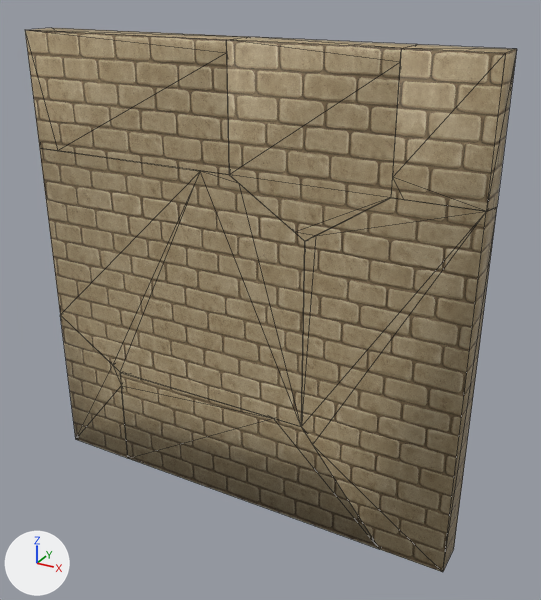
A saved change to the FBX model Assets/Models/Bedroom_Stuffs/Furniture_Drops/Brick_Wall_Breakable_drop.fbx.
The view is the same before and after, from a 50 mm lens placed at (2.66, -4.4, 2.19), pointed at (0.2, 0.08, -0.05). The lights are fixed; the arrows at lower left show +X, +Y and +Z. The picture after the commit comes second. Mesh edges are drawn as thin lines. Where no turn or scale is listed for an object, it has been applied to the vertices.

Names of what the first picture shows: 'Brick_Wall_Breakable_cell', 'Brick_Wall_Breakable_cell.001', 'Brick_Wall_Breakable_cell.002', 'Brick_Wall_Breakable_cell.003', 'Brick_Wall_Breakable_cell.004', 'Brick_Wall_Breakable_cell.005', 'Brick_Wall_Breakable_cell.006'.
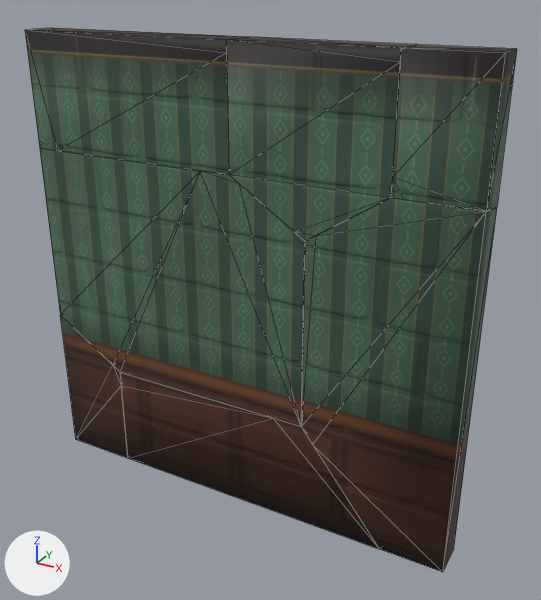
Where the newer file only moved an object's origin or applied its transform, the numbers keep the older frame.

Location of each change, (x1, y1, x2, y2) in pixels of the pictures (541 x 600 px):
```json
{"object": "Brick_Wall_Breakable_cell", "change": "surface changed", "before": [301, 198, 497, 572], "after": [301, 198, 497, 572], "on screen": "darker"}
{"object": "Brick_Wall_Breakable_cell.003", "change": "surface changed", "before": [40, 148, 305, 426], "after": [40, 148, 305, 426], "on screen": "brown to green"}
{"object": "Brick_Wall_Breakable_cell.002", "change": "surface changed", "before": [226, 37, 417, 241], "after": [226, 37, 417, 241], "on screen": "brown to green"}
{"object": "Brick_Wall_Breakable_cell.004", "change": "surface changed", "before": [25, 28, 246, 175], "after": [25, 28, 246, 175], "on screen": "brown to green"}
{"object": "Brick_Wall_Breakable_cell.005", "change": "surface changed", "before": [120, 372, 379, 549], "after": [120, 372, 379, 549], "on screen": "darker"}
{"object": "Brick_Wall_Breakable_cell.001", "change": "surface changed", "before": [391, 44, 517, 211], "after": [391, 44, 517, 211], "on screen": "darker"}
{"object": "Brick_Wall_Breakable_cell.006", "change": "surface changed", "before": [60, 315, 128, 458], "after": [60, 315, 128, 458], "on screen": "darker"}
```

Edits to the scene script, one JSON object a line:
```json
{"op": "add", "block": "img_livingroom_wallpaper_spooky_png", "code": ["img_livingroom_wallpaper_spooky_png = load_image('Livingroom_Wallpaper_Spooky.png', '../../../M_Textures/Combos/Wall_Stylize_Set_1/Livingroom_Wallpaper_Spooky.png', 2048, 2048, 'sRGB')"]}
{"block": "mat_brick_white", "where": "n2 = _N.new('ShaderNodeTexImage'); n2.name = 'Image Texture'"}
{"op": "set", "path": "n2.image", "old": "img_wall_brick_white_png", "new": "img_livingroom_wallpaper_spooky_png"}
{"block": "me_brick_wall_breakable_cell", "where": "me_brick_wall_breakable_cell.from_pydata(...)  # 16 vertices, 28 faces; spans x -0.53..0.63, y -0.14..0.14, z -1.43..1.27"}
{"block": "me_brick_wall_breakable_cell", "where": "# used by ob_brick_wall_breakable_cell; location = (1.113, 0.0, -0.356)"}
{"block": "me_brick_wall_breakable_cell", "change": "me_brick_wall_breakable_cell part 5: texture (UV) coordinates of 28 of 28 faces, centred in x -0.53..0.63, y -0.14..0.14, z -1.43..1.26, changed; they spanned u -4.2..1.0, v -3.9..0.87 and now span u 0.46..0.99, v -0.05..0.77"}
{"block": "me_brick_wall_breakable_cell_004", "where": "me_brick_wall_breakable_cell_004.from_pydata(...)  # 12 vertices, 20 faces; spans x -1.01..0.73, y -0.14..0.14, z -0.4..0.52"}
{"block": "me_brick_wall_breakable_cell_004", "where": "# used by ob_brick_wall_breakable_cell_004; location = (-0.73, 0.0, 1.27)"}
{"block": "me_brick_wall_breakable_cell_004", "change": "me_brick_wall_breakable_cell_004 part 4: texture (UV) coordinates of 20 of 20 faces, centred in x -1.01..0.73, y -0.14..0.14, z -0.38..0.52, changed; they spanned u -2.66..1.0, v -1.83..0.87 and now span u 0.01..0.54, v 0.71..1.03"}
{"block": "me_brick_wall_breakable_cell_002", "where": "me_brick_wall_breakable_cell_002.from_pydata(...)  # 16 vertices, 28 faces; spans x -0.653..0.508, y -0.139..0.139, z -0.584..0.707"}
{"block": "me_brick_wall_breakable_cell_002", "where": "# used by ob_brick_wall_breakable_cell_002; location = (0.653, 0.0, 1.081)"}
{"block": "me_brick_wall_breakable_cell_002", "change": "me_brick_wall_breakable_cell_002 part 3: texture (UV) coordinates of 28 of 28 faces, centred in x -0.652..0.508, y -0.139..0.139, z -0.539..0.707, changed; they spanned u -3.56..1.0, v -2.13..0.87 and now span u 0.46..0.82, v 0.6..1.03"}
{"block": "me_brick_wall_breakable_cell_003", "where": "me_brick_wall_breakable_cell_003.from_pydata(...)  # 18 vertices, 32 faces; spans x -1.13..1.2, y -0.14..0.14, z -1.01..0.82"}
{"block": "me_brick_wall_breakable_cell_003", "where": "# used by ob_brick_wall_breakable_cell_003; location = (-0.616, 0.0, 0.1)"}
{"block": "me_brick_wall_breakable_cell_003", "change": "me_brick_wall_breakable_cell_003 part 2: texture (UV) coordinates of 32 of 32 faces, centred in x -1.13..1.2, y -0.14..0.14, z -1.0..0.8, changed; they spanned u -3.11..1.0, v -3.22..0.87 and now span u 0.01..0.66, v 0.2..0.77"}
{"block": "me_brick_wall_breakable_cell_001", "where": "me_brick_wall_breakable_cell_001.from_pydata(...)  # 12 vertices, 20 faces; spans x -0.246..0.334, y -0.139..0.139, z -0.401..0.514"}
{"block": "me_brick_wall_breakable_cell_001", "where": "# used by ob_brick_wall_breakable_cell_001; location = (1.408, 0.0, 1.274)"}
{"block": "me_brick_wall_breakable_cell_001", "change": "me_brick_wall_breakable_cell_001 part 1: texture (UV) coordinates of 20 of 20 faces, centred in x -0.246..0.334, y -0.139..0.139, z -0.386..0.514, changed; they spanned u -4.2..1.0, v -1.83..0.87 and now span u 0.46..0.99, v 0.71..1.03"}
```
